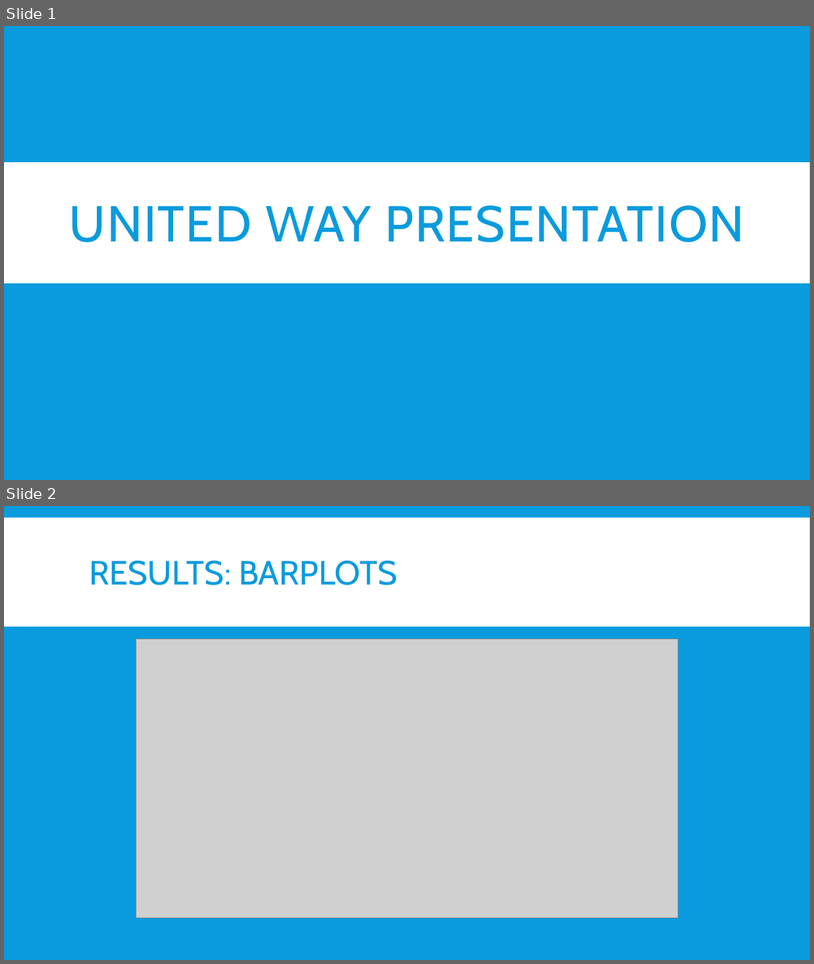
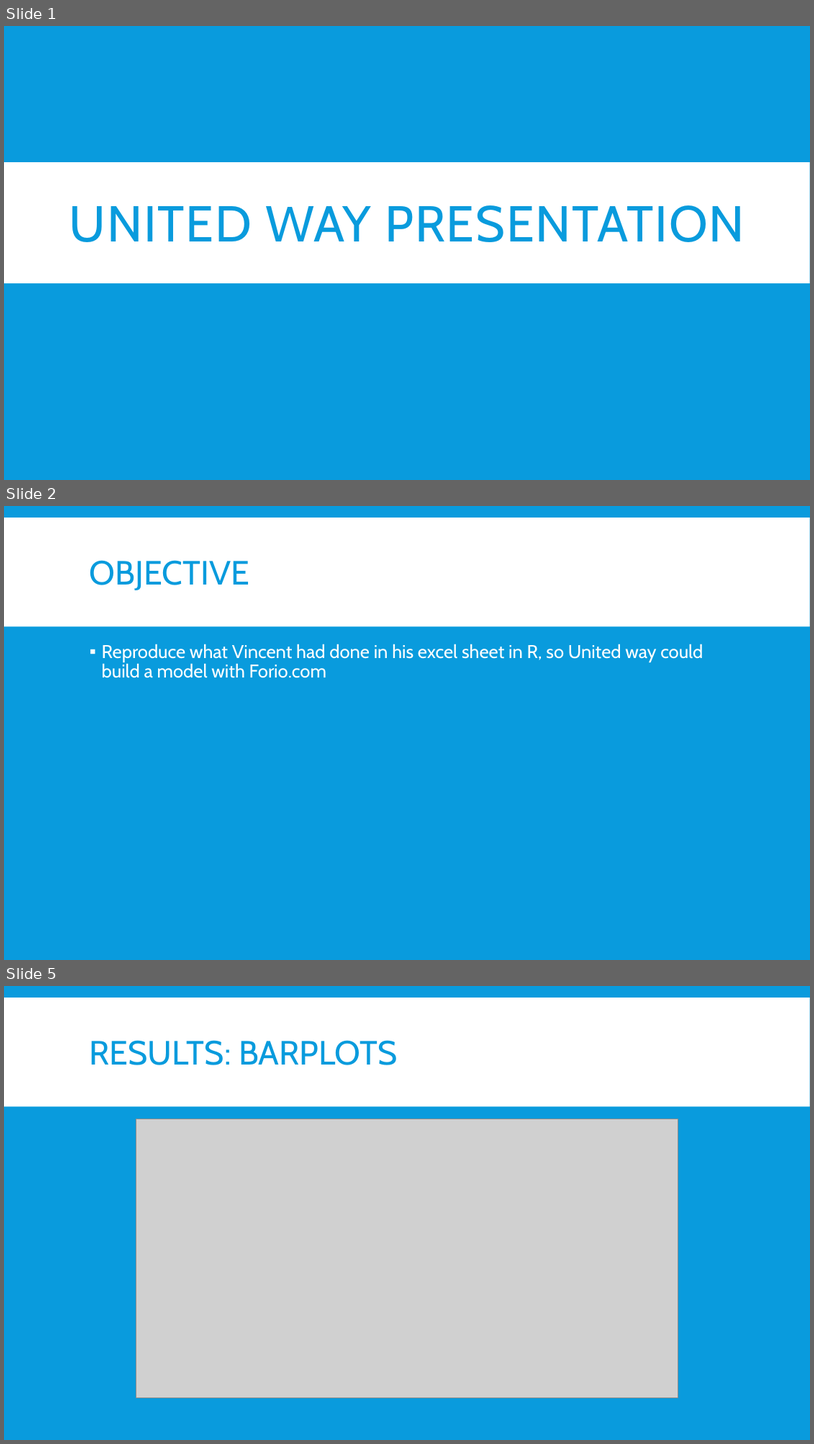
Before and after one commit to mlane3/unitedway, a slide deck: United Way.pptx. Shown one above the other, each under a label of ours: slides 1 and 2 before the commit, slides 1, 2 and 5 after it; the slides between them are not shown. The pictures are 814x964 and 814x1444 pixels, drawn with LibreOffice and Linux fonts; fonts in the diff are those of the drawing; grey boxes stand for pictures. Boxes give left, top, right and bottom in pixels: in the first picture for what was removed or moved away, otherwise in the second. Text is boxed around its words. In the diff, an @@ line names an element or a change of style, - is before the commit and + after.

```diff
--- a/United Way.pptx
+++ b/United Way.pptx
@@ slide 2 added at [4,506,810,960], background #099BDD; not listed: 1 template element that a slide beside it also shows @@
@@ title added at [90,560,250,590], 40 pt, text #099BDD @@
+OBJECTIVE
@@ text added at [102,644,703,678], 22 pt, text #FFFFFF @@
+▪ Reproduce what Vincent had done in his excel sheet in R, so United way could build a model with Forio.com
@@ what was slide 2 is now slide 5 @@
```
Also in this commit, not shown: 1 slide changed, 5 other slides added.
